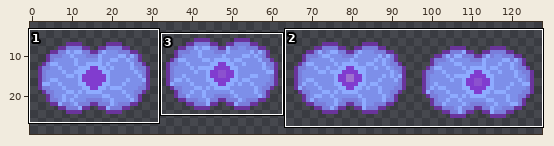
Two states of a sprite sheet, Assets/Sprites/Characters/electric/electricEnemy-sheet.png. Above: a wide view before the commit, with the close-up outlined.
Close-up. Before the commit:
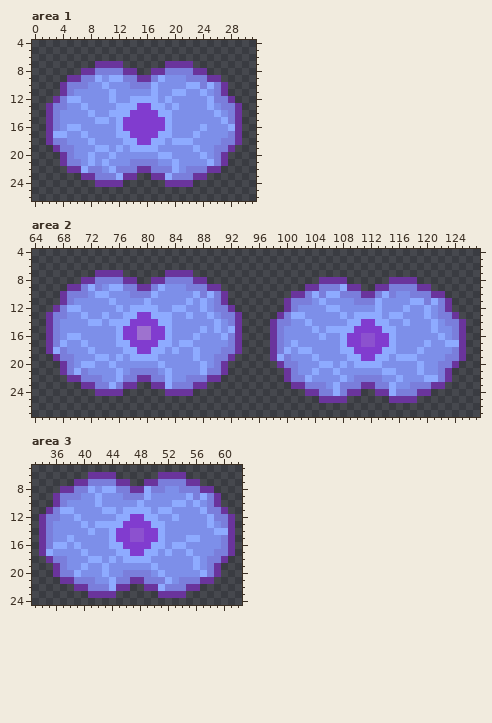
The file is 128x32 pixels. Colours within 5 levels of each other are drawn and written as one. Shown: area 1: x 0..31, y 4..26; area 2: x 64..127, y 4..27; area 3: x 33..62, y 5..24. The wide view leaves out empty margins.
The same view after the edit:
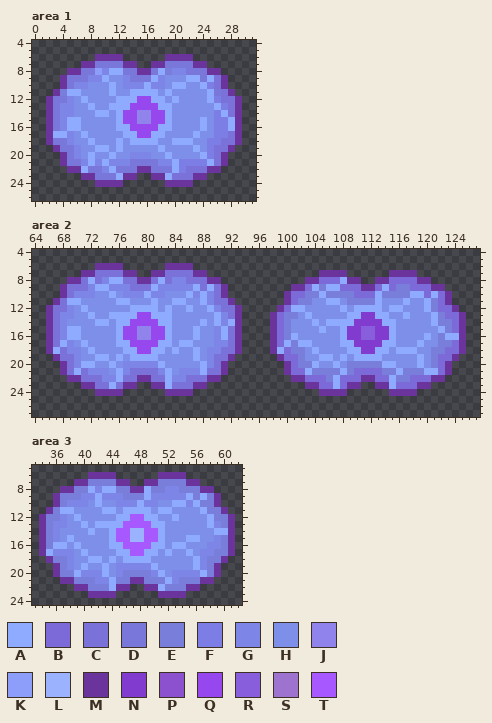
Palette (. is transparent): A #8eabff  B #7c6ad8  C #7a71d9  D #7a77da  E #7a7edb  F #7d7ee5  G #7d86e7  H #7d8fe9  J #9183ec  K #8c9ef9  L #9bb3ff  M #6a349c  N #813ccf  P #8c51cf  Q #9648ee  R #895edd  S #9e72cf  T #a759ff
Diff:
Area 1:
y 6: x 9..12 .... -> MMMM; x 19..22 .... -> MMMM
y 7: x 7..14 ..MMMM.. -> MMDDDDMM; x 17..24 ..MMMM.. -> MMDDDDMM
y 8: x 5..18 ..MMEEEEMM..MM -> MMDDKGAADDMMDA; x 20..26 EEEMM.. -> GGDDDMM
y 9: x 4..18 .MMEEAHAAEEMMEA -> MDDDGGAHHGDDDAG; x 22..27 EEEMM. -> AADACM
y 10: x 5..7 EEE -> DGG; x 10..11 AH -> HA; x 13..18 HEEEAH -> GGGAGG; x 20..26 HHAAEAE -> AAHHAFC
y 11: x 3..6 .MEH -> MEAA; x 14..16 HHH -> AAA; x 19..21 HAA -> AHH; x 24..28 AHEM. -> HADCM
y 12: x 2..7 .MEAAH -> MDDGHA; x 11..13 AHH -> HAA; x 15..16 AA -> QQ; x 18..20 HAH -> AHA; x 26..29 EEM. -> FCCM
y 13: x 3..5 EEH -> DGG; x 7..8 AH -> HA; x 11 H -> A; x 14..17 ANNA -> QQQQ; x 19..20 HA -> AH; x 25..28 AHEE -> HAFC
y 14: x 3..5 EHH -> DGG; x 8..11 AHHA -> HAAH; x 13..18 ANNNNA -> QQJJQQ; x 26..28 AHE -> FAC
y 15: x 3..6 EHHH -> DGAA; x 9..10 AA -> HH; x 13..18 NNNNNN -> QQJJQQ; x 24 H -> A; x 26..28 HAE -> FFA
y 16: x 3..4 EH -> DG; x 13..18 NNNNNN -> AQQQQA; x 26..27 HH -> FF
y 17: x 5 H -> G; x 12 A -> H; x 14..17 NNNN -> AQQA; x 19 A -> H; x 26..28 HHE -> FFC
y 18: x 3..5 EEH -> DDG; x 12..13 HA -> AH; x 15..16 NN -> AA; x 18 A -> H; x 25..28 HHEE -> FFCC
y 19: x 4..6 EEH -> DDG; x 14..18 AAAAH -> HHHHA; x 25..27 HEE -> FCC
y 20: x 5..6 EH -> DG; x 14..16 HHH -> GGG; x 18 A -> H; x 25..26 HE -> FC
y 21: x 5..7 EEH -> DDG; x 9 H -> G; x 11..19 HHHEEEEHH -> GGGDDDDGG; x 21..24 HHHH -> FFFF; x 26 E -> C
y 22: x 8..10 EEH -> DDG; x 12..14 EEE -> DDD; x 17..19 EEE -> DDD; x 21..24 HEEE -> FCCC
y 23: x 9..11 EEE -> DDD; x 20..22 EEE -> CCC
Area 2:
y 6: x 73..76 .... -> MMMM; x 83..86 .... -> MMMM
y 7: x 71..78 ..MMMM.. -> MMCCCCMM; x 81..88 ..MMMM.. -> MMCCCCMM; x 105..108 .... -> MMMM; x 115..118 .... -> MMMM
y 8: x 69..90 ..MMEEEEMM..MMEEEEMM.. -> MMCACGAACCMMCACGGCCCMM; x 103..110 ..MMMM.. -> MMBBBAMM; x 113..120 ..MMMM.. -> MMBBBBMM
y 9: x 68..91 .MMEAEHAAEEMMEAHHHEEEMM. -> MCCCGAAGGGCCCAGGGGGACACM; x 101..104 ..MM -> MMBA; x 106..115 EEAMM..MME -> AABBBMMBAB; x 118..122 EMM.. -> BBBMM
y 10: x 69..75 EEEHAAH -> CGGGHHA; x 77..82 HEEEAH -> GGGAGG; x 86..90 HAEAE -> AGAGC; x 100..102 .MM -> MBB; x 104..107 AEAA -> EAEE; x 110..114 EMMEA -> BBBAE; x 116..123 HHEEEMM. -> EEAABABM
y 11: x 67..70 .MEH -> MCAA; x 75..77 AHH -> HAA; x 80..81 AH -> HA; x 84..86 HHA -> AAH; x 89..92 HEM. -> GCCM; x 101 E -> B; x 105..107 AHH -> HAA; x 109 H -> E; x 117..122 HAAEAE -> AHHAEB
y 12: x 66..71 .MEAAH -> MCCGHA; x 76 A -> H; x 83..86 HAAH -> AHHA; x 88..93 AHEEM. -> HAGCCM; x 99..102 .MEH -> MBAA; x 106..108 AAH -> HHA; x 110..112 HHH -> AAA; x 115..117 HHA -> AAH; x 121..124 HEM. -> EBBM
y 13: x 67..69 EEH -> CGG; x 71..72 AH -> HA; x 74..76 AHH -> HAA; x 79..80 NN -> QQ; x 86 A -> H; x 89..92 AHEE -> HAGC; x 98..99 .M -> MB; x 101..103 AAH -> EHA; x 108..109 AH -> HA; x 111..112 AA -> NN; x 114..117 HAAH -> AHHA; x 120..121 AH -> HA; x 123..125 EM. -> BBM
y 14: x 67..68 EH -> CG; x 72 A -> H; x 74..75 HA -> AH; x 78..81 NNNN -> QQQQ; x 88 H -> A; x 91..92 HE -> GA; x 99 E -> B; x 103..104 AH -> HA; x 106..108 HHH -> AAA; x 110 A -> N; x 113 A -> N; x 115 H -> A; x 117 A -> H; x 122 H -> E; x 124 E -> B
y 15: x 67..70 EHHH -> CGAA; x 77..82 NNSSNN -> QQJJQQ; x 87..88 HA -> AH; x 90..92 AHA -> GAC; x 99..100 EH -> BE; x 104..107 AHAA -> HAHH; x 109 A -> N; x 111..112 NN -> RR; x 114 A -> N; x 121..124 AHHE -> HAEB
y 16: x 67..68 EH -> CG; x 77..82 NNSSNN -> QQJJQQ; x 90 H -> G; x 92 E -> C; x 99..101 EHH -> BEA; x 105 A -> H; x 111..112 PP -> RR; x 120 H -> A; x 122..124 AHE -> EAA
y 17: x 67 E -> C; x 69 H -> G; x 78..81 NNNN -> QQQQ; x 90..92 HHE -> GGC; x 99..103 EHAHH -> BAEAA; x 109 N -> A; x 111..112 PP -> NN; x 114 N -> A; x 119..120 HA -> AH; x 122..124 HAA -> EEB
y 18: x 68..70 EHH -> CGG; x 79..80 NN -> QQ; x 89..92 HHEE -> GGCC; x 99..104 EAHAAH -> ABEEHA; x 108 A -> H; x 110 N -> A; x 113 N -> A; x 115..119 AHHHA -> HAAAH; x 121..124 HHHE -> EEBB
y 19: x 68..70 EEH -> CCG; x 89..91 HEE -> GCC; x 98..102 MAEHH -> .MBBE; x 104..106 AHH -> HAA; x 108..109 HA -> AH; x 111..112 NN -> AA; x 114 A -> H; x 116..119 AAAH -> HHHA; x 121..125 HHEEM -> EBBM.
y 20: x 69..70 EH -> CG; x 77..81 HHHHH -> GGGGG; x 89..90 HE -> GC; x 99..115 MEEHHHAAHAHAAAAHH -> .MBEEAHHAHEEEEEAA; x 121..124 HEEM -> EBM.
y 21: x 69 E -> C; x 71..74 EHHH -> CGGG; x 77..82 HEEEEH -> GCCCCG; x 85..87 HHH -> GGG; x 89..90 EE -> CC; x 101..122 EHHAHHAHHHHHHAAHHHAHHE -> BBAEEEEAEBBBBEEAEEEAAB
y 22: x 71..75 EEEHH -> CCCGG; x 77..78 EE -> CC; x 81..82 EE -> CC; x 84..88 HHEEE -> GGCCC; x 100..123 MEEAHHHHAHEEEEHHAHHHAAEM -> .MMBBBEABBBMMBBAEEBBBMM.
y 23: x 73..74 EE -> CC; x 76 E -> C; x 84..86 EEE -> CCC; x 101..106 MMEEEH -> ..MMBB; x 108..114 EEEMMEE -> BMM..MM; x 116..122 HHEEEMM -> BBBMM..
y 24: x 103..110 MMEEAEMM -> ..MMMM..; x 113..120 MMAEEEMM -> ..MMMM..
y 25: x 105..108 MMMM -> ....; x 115..118 MMMM -> ....
Area 3:
y 8: x 42 H -> G; x 52..53 HH -> GG
y 9: x 40..41 HH -> GG; x 43..45 HHH -> GGG; x 50..54 HHHHH -> GGGGG
y 10: x 38..40 HHH -> GGG; x 45..47 HHH -> GGG; x 49..50 HH -> GG; x 55 H -> G; x 57 H -> E
y 12: x 37 H -> G; x 47..48 NN -> TT
y 13: x 36..37 HH -> GG; x 46..49 NNNN -> TTTT; x 59 H -> G
y 14: x 36 H -> G; x 45..50 NNPPNN -> TTLLTT
y 15: x 36 H -> G; x 45..50 NNPPNN -> TTLLTT; x 59 H -> G
y 16: x 46..49 NNNN -> TTTT; x 58..59 HH -> GG
y 17: x 36..38 HHH -> GGG; x 47..48 NN -> TT; x 57..58 HH -> GG
y 18: x 38 H -> G; x 57 H -> G
y 19: x 38 H -> G; x 45..49 HHHHH -> GGGGG; x 57 H -> G
y 20: x 40..42 HHH -> GGG; x 45 H -> G; x 50 H -> G; x 53..56 HHHH -> GGGG
y 21: x 42..43 HH -> GG; x 53 H -> G
